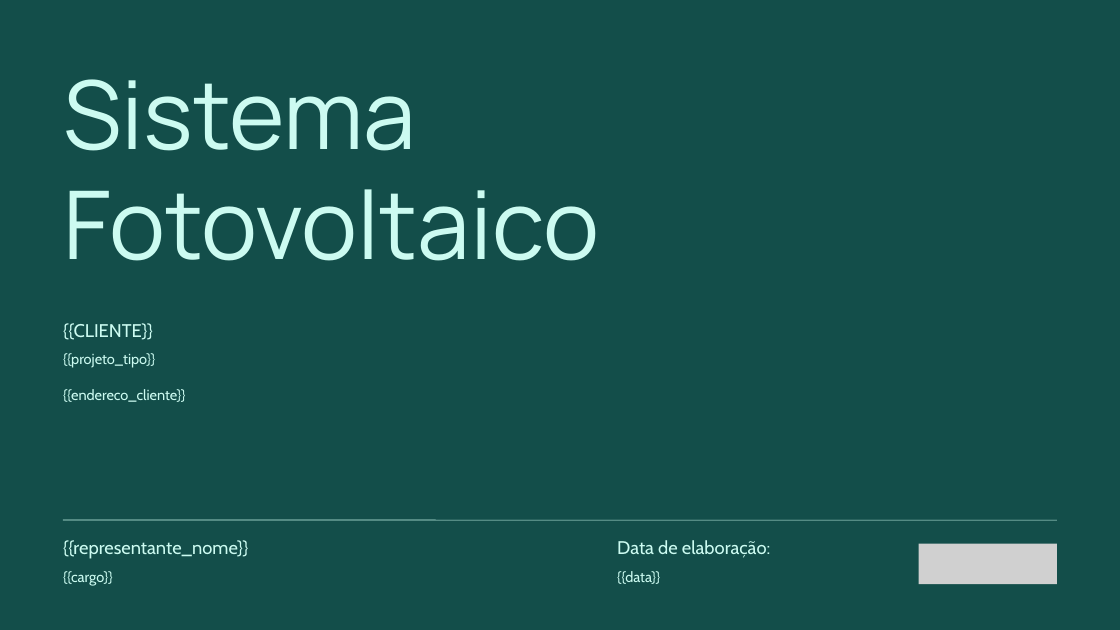
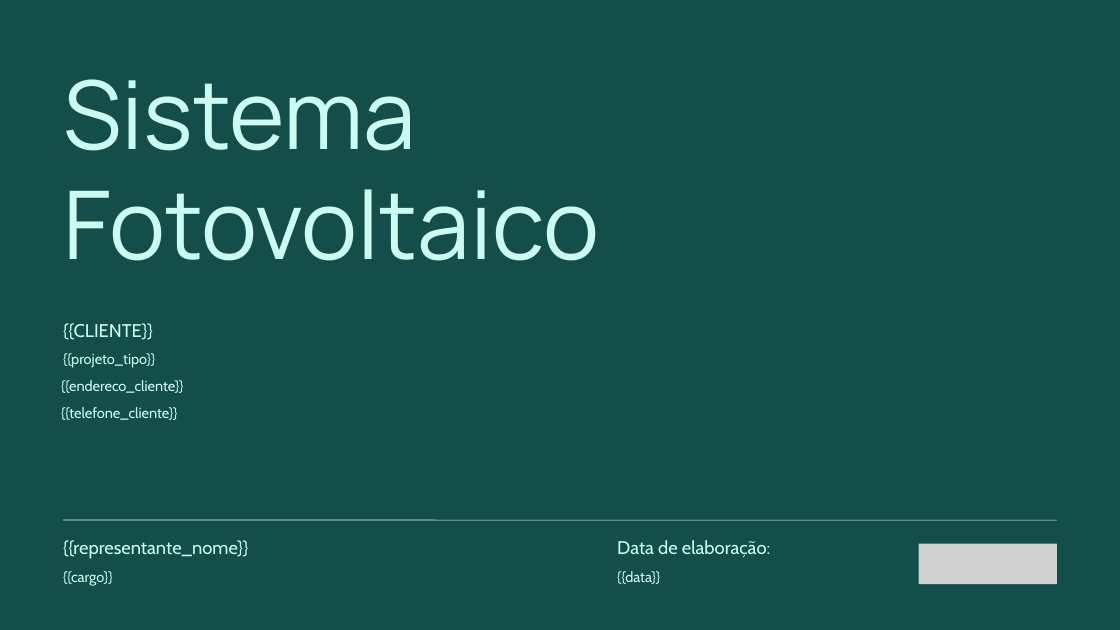
Before and after one commit to Jhtonel/proposta_solar, a slide deck: slide 1 of templates/modelo.pptx. Drawn at 1120x630 pixels with LibreOffice and Linux fonts; fonts in the diff are those of the drawing; grey boxes stand for pictures. Boxes give left, top, right and bottom in pixels: in the first picture for what was removed or moved away, otherwise in the second. Text is boxed around its words. In the diff, an @@ line names an element or a change of style, - is before the commit and + after.

```diff
--- a/templates/modelo.pptx
+++ b/templates/modelo.pptx
@@ text "{{endereco_cliente}}": place and size @@
-text "{{endereco_cliente}}" at [63,389,186,402]
+text "{{endereco_cliente}}" at [61,380,184,393]
@@ text added at [61,407,177,420], 18.6 pt, text #CCFBF1 @@
+{{telefone_cliente}}
```
Also in this commit, not shown: 8 other slides changed, 4 slides added, 2 slides removed, 6 other files.
